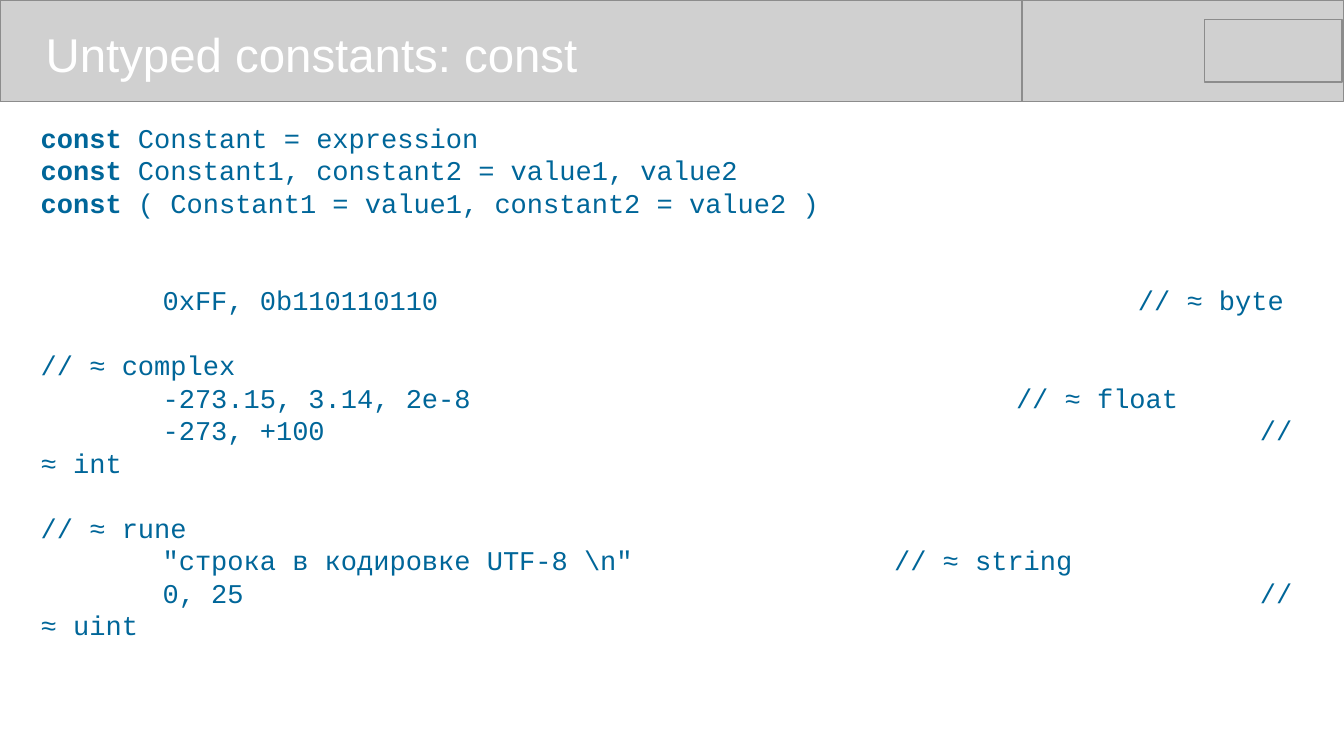
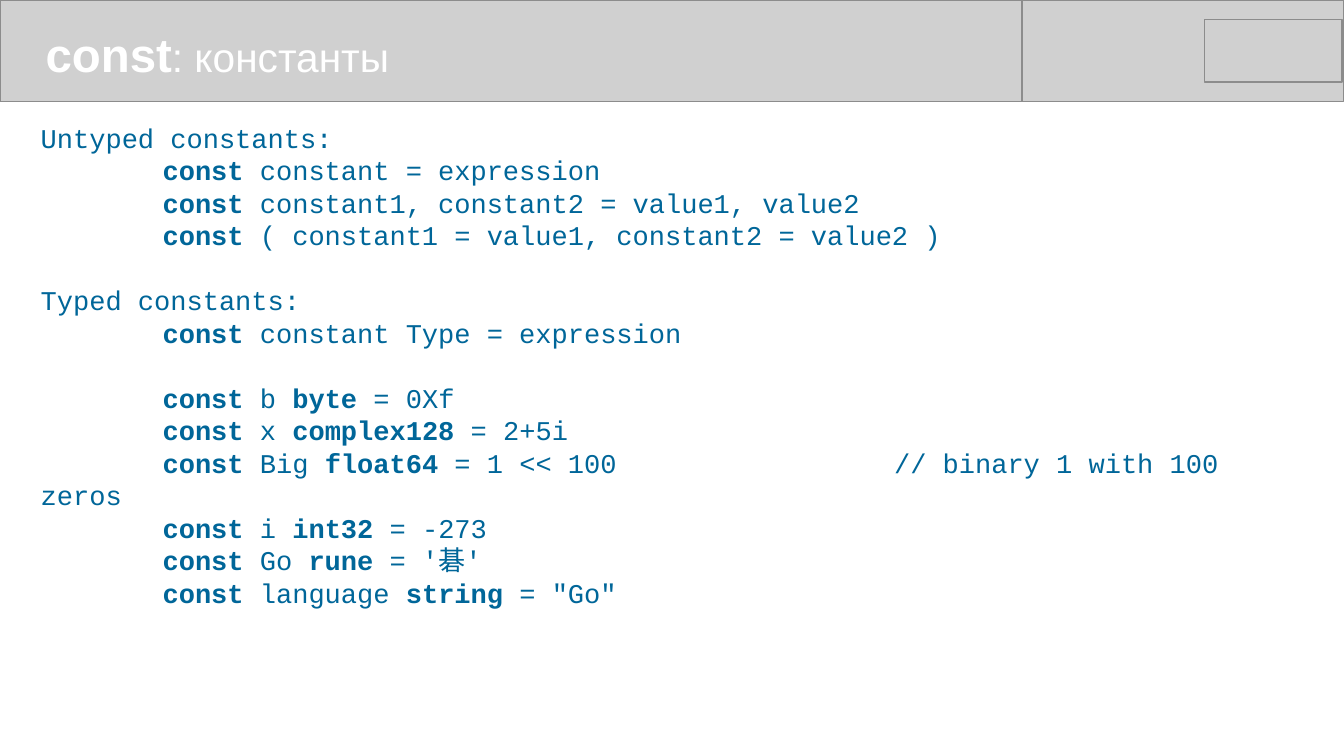
Before and after one commit to mike-shock/Go_language, a slide deck: slide 13 of Go_Intro.odp. Drawn at 1344x756 pixels with LibreOffice and Linux fonts; fonts in the diff are those of the drawing; grey boxes stand for pictures. Boxes give left, top, right and bottom in pixels: in the first picture for what was removed or moved away, otherwise in the second. Text is boxed around its words. In the diff, an @@ line names an element or a change of style, - is before the commit and + after.

```diff
--- a/Go_Intro.odp
+++ b/Go_Intro.odp
@@ text at bbox=[46, 41, 389, 72]: text changed; size 28 to 24 pt @@
-Untyped constants: const
+const: константы
@@ text at bbox=[41, 129, 908, 609]: text changed @@
-const Constant = expression
-const Constant1, constant2 = value1, value2
-const ( Constant1 = value1, constant2 = value2 )
-0xFF, 0b110110110 // ≈ byte
-// ≈ complex
--273.15, 3.14, 2e-8 // ≈ float
--273, +100 // ≈ int
-// ≈ rune
-"строка в кодировке UTF-8 \n" // ≈ string
-0, 25 // ≈ uint
+Untyped constants:
+const constant = expression
+const constant1, constant2 = value1, value2
+const ( constant1 = value1, constant2 = value2 )
+Typed constants:
+const constant Type = expression
+const b byte = 0Xf
+const x complex128 = 2+5i
+const Big float64 = 1 << 100 // binary 1 with 100 zeros
+const i int32 = -273
+const Go rune = '碁'
+const language string = "Go"
```
Also in this commit, not shown: 11 other slides changed, 4 slides added, 1 slide removed.
